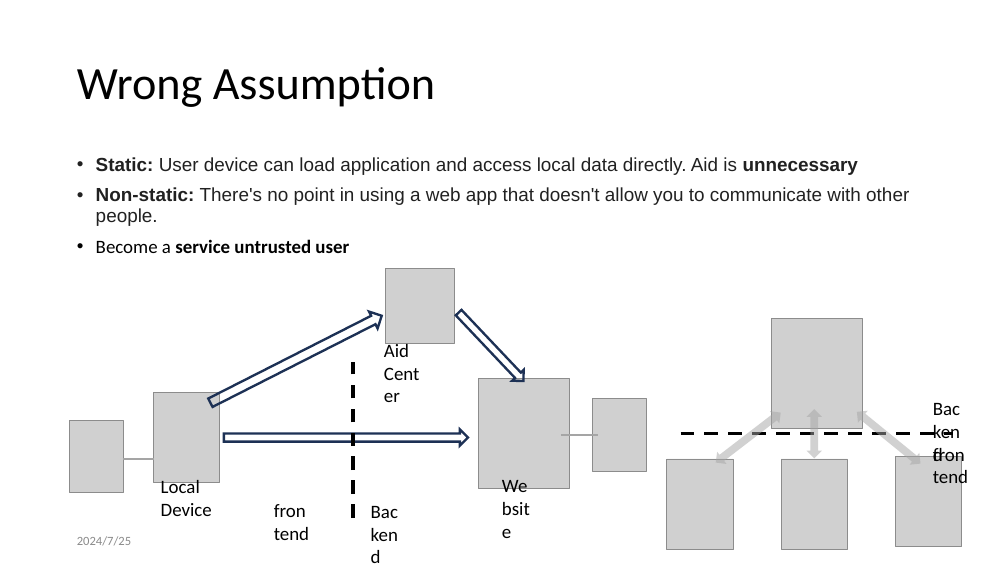
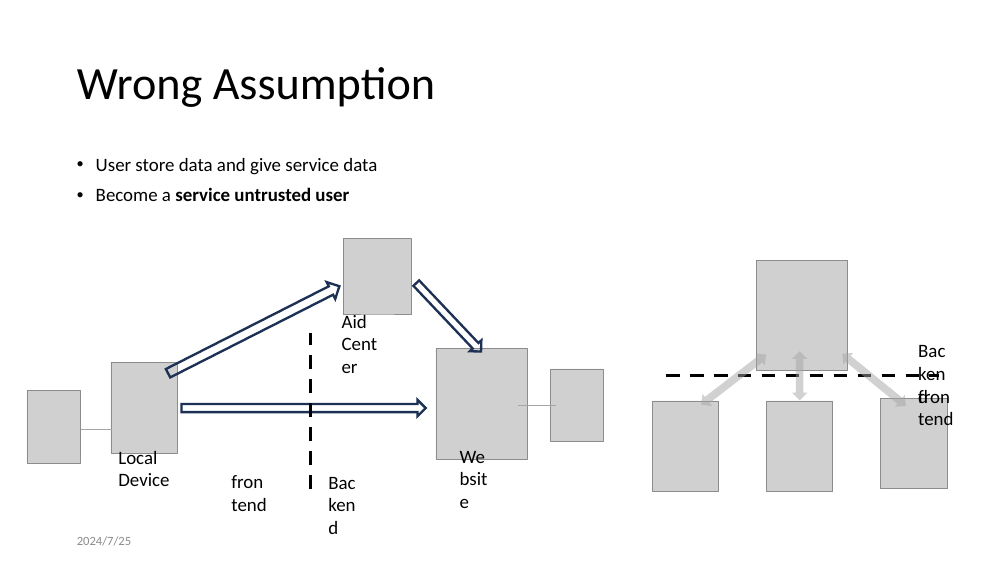
Before and after one commit to leon123858/aid-paper, a slide deck: slide 9 of docs/論文口試.pptx. Drawn at 1008x567 pixels with LibreOffice and Linux fonts; fonts in the diff are those of the drawing; grey boxes stand for pictures. Boxes give left, top, right and bottom in pixels: in the first picture for what was removed or moved away, otherwise in the second. Text is boxed around its words. In the diff, an @@ line names an element or a change of style, - is before the commit and + after.

```diff
--- a/docs/論文口試.pptx
+++ b/docs/論文口試.pptx
@@ text at (96,158,377,175): text changed; font Arial to Calibri; text colour #212121 to #000000 @@
-• Static: User device can load application and access local data directly. Aid is unnecessary
-• Non-static: There's no point in using a web app that doesn't allow you to communicate with other people.
+• User store data and give service data
@@ 4 pictures, 4 texts, 2 right arrows: place and size @@
-4 pictures, 4 texts, 2 right arrows at (70,268,569,519)
+4 pictures, 4 texts, 2 right arrows at (27,239,527,489)
@@ 3 pictures, 2 texts, 2 up down arrows: place and size @@
-3 pictures, 2 texts, 2 up down arrows at (667,393,976,550)
+3 pictures, 2 texts, 2 up down arrows at (653,335,962,492)
@@ 1 picture, 1 up down arrow, 1 line: place and size @@
-1 picture, 1 up down arrow, 1 line at (681,318,954,458)
+1 picture, 1 up down arrow, 1 line at (666,261,939,401)
@@ 3 lines, 1 picture, 1 text, 1 right arrow: place and size @@
-3 lines, 1 picture, 1 text, 1 right arrow at (123,307,647,518)
+3 lines, 1 picture, 1 text, 1 right arrow at (81,277,604,488)
```
Also in this commit, not shown: 1 other file.
